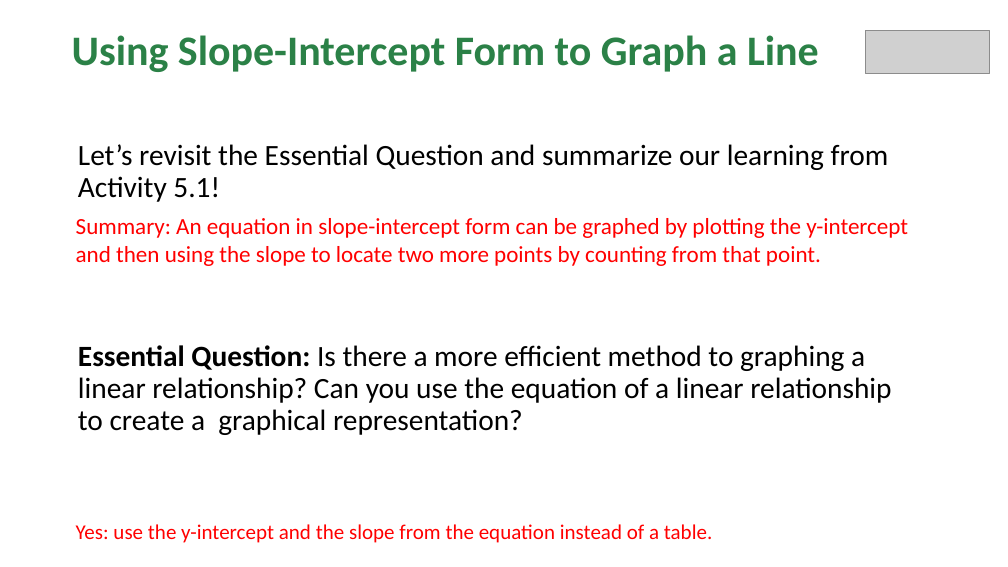
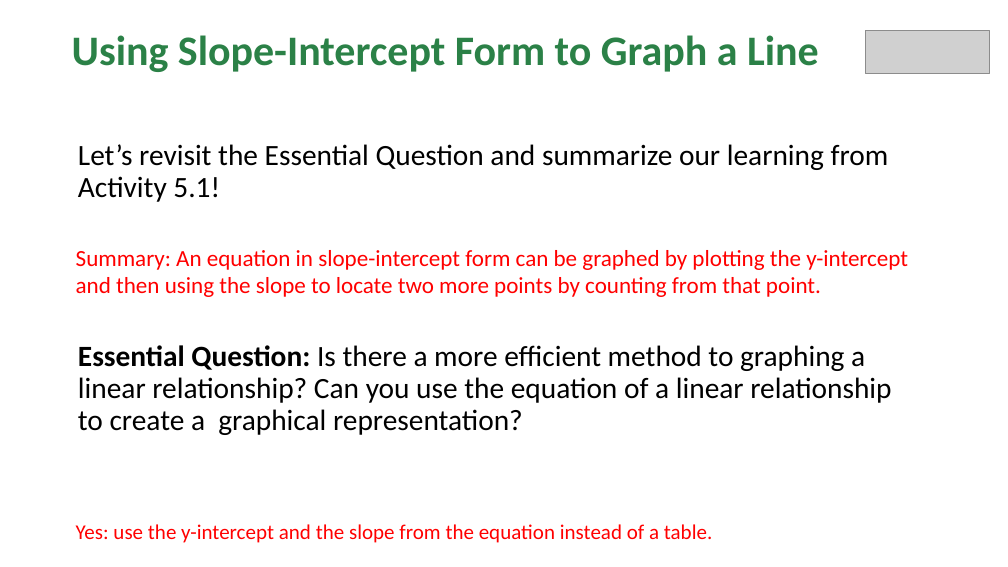
Before and after one commit to Apolloat2022/Algebra1M2U1L4, a slide deck: slide 19 of lesson5/BLMathematics_AlgI_M2_T1_L5_LessonSlides_ENG_with_answers.pptx. Drawn at 1008x567 pixels with LibreOffice and Linux fonts; fonts in the diff are those of the drawing; grey boxes stand for pictures; background and template pictures are left out. Boxes give left, top, right and bottom in pixels: in the first picture for what was removed or moved away, otherwise in the second. Text is boxed around its words. In the diff, an @@ line names an element or a change of style, - is before the commit and + after.

```diff
--- a/lesson5/BLMathematics_AlgI_M2_T1_L5_LessonSlides_ENG_with_answers.pptx
+++ b/lesson5/BLMathematics_AlgI_M2_T1_L5_LessonSlides_ENG_with_answers.pptx
@@ text "Summary: An equation in slope-intercept ...": place and size @@
-text "Summary: An equation in slope-intercept ..." at [76, 218, 908, 266]
+text "Summary: An equation in slope-intercept ..." at [76, 250, 908, 297]
```
Also in this commit, not shown: 9 other slides changed, 1 other file.
